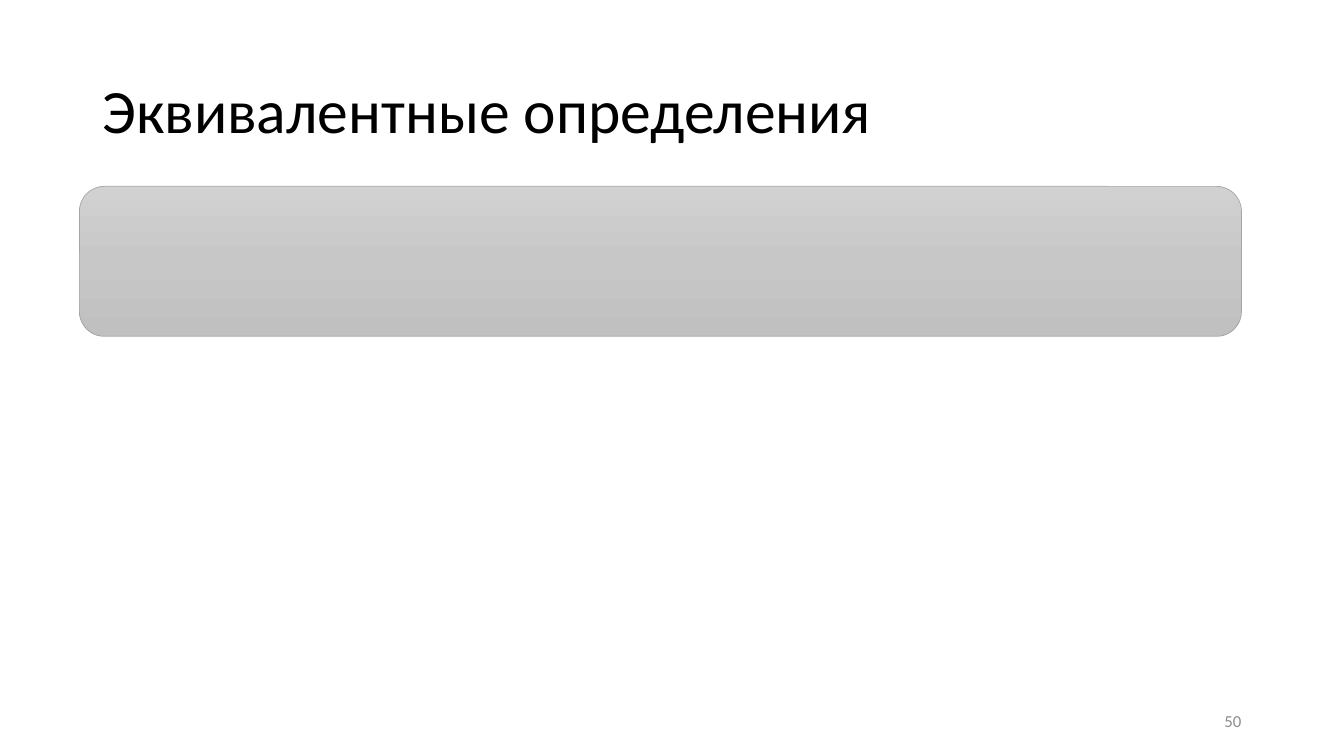
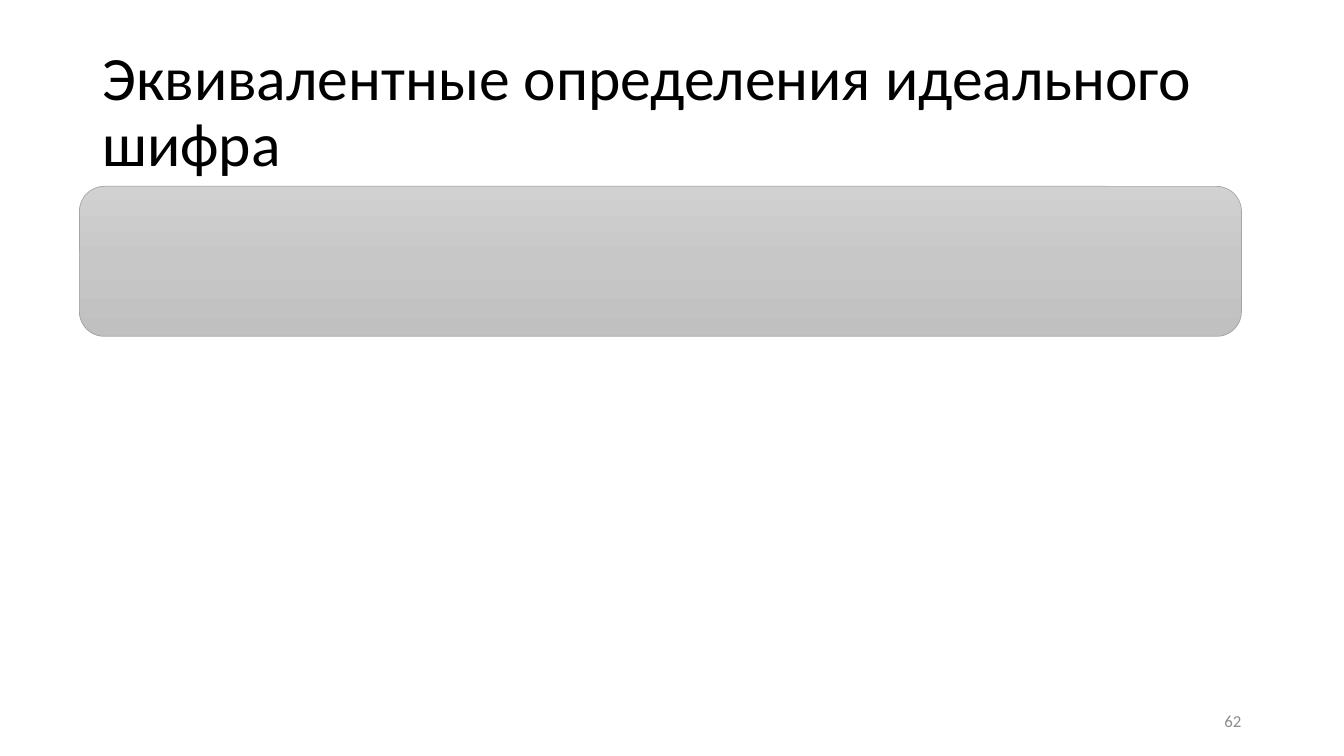
Before and after one commit to CryptoCourse/CryptoLectures, a slide deck: slide 62 of Lectures/Lecture1.pptx (slide 50 before the commit). Drawn at 1344x756 pixels with LibreOffice and Linux fonts; fonts in the diff are those of the drawing; grey boxes stand for pictures. Boxes give left, top, right and bottom in pixels: in the first picture for what was removed or moved away, otherwise in the second. Text is boxed around its words. In the diff, an @@ line names an element or a change of style, - is before the commit and + after.

```diff
--- a/Lectures/Lecture1.pptx
+++ b/Lectures/Lecture1.pptx
@@ title at <box>102,60,1191,176</box>: text changed @@
-Эквивалентные определения
+Эквивалентные определения идеального шифра
@@ page number at <box>1224,716,1241,727</box>: text changed @@
-50
+62
```
Also in this commit, not shown: 9 other slides changed, 13 slides added, 1 slide removed, 1 other file.
